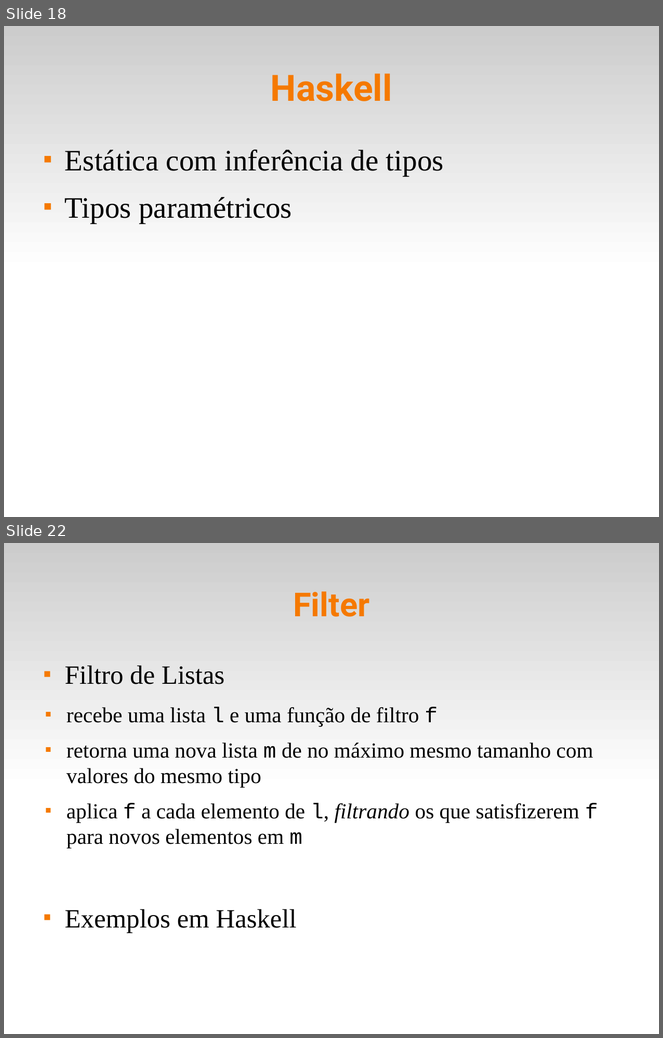
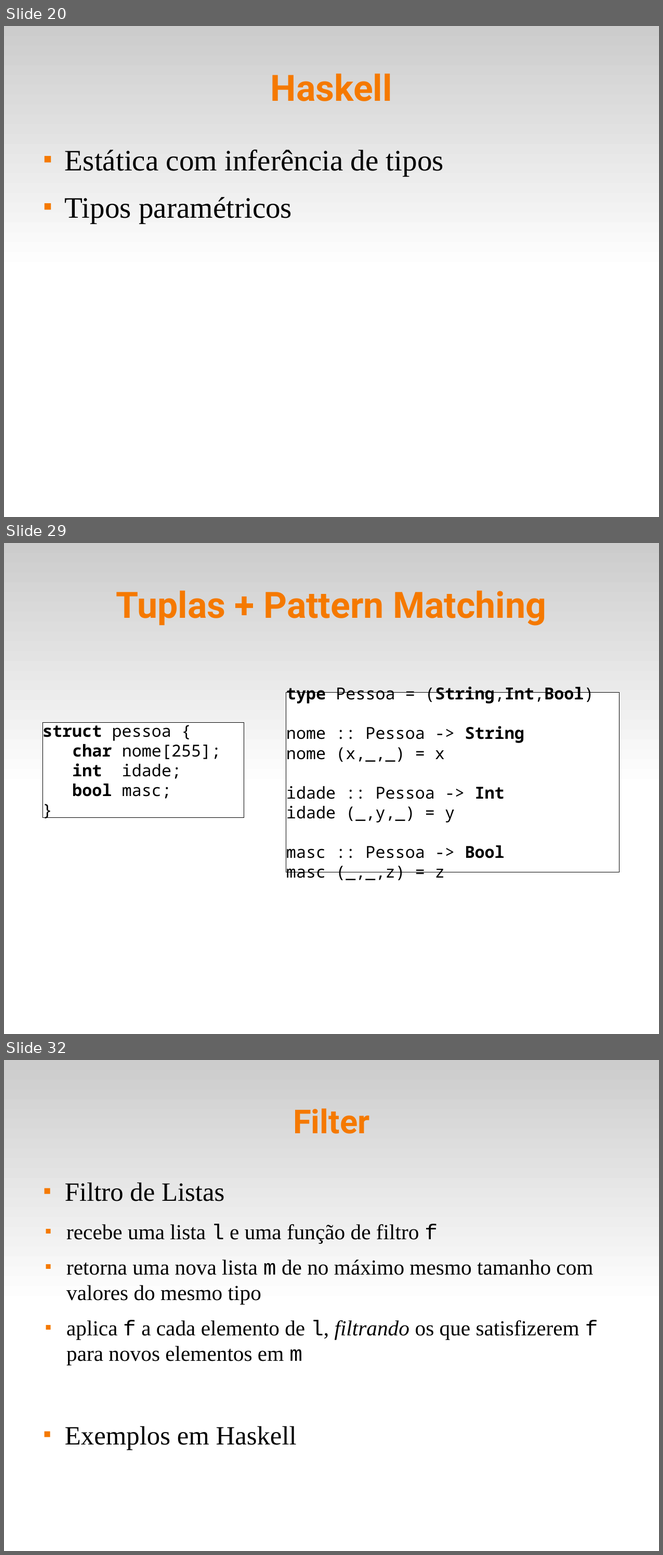
Before and after one commit to fsantanna-uerj/EDL, a slide deck: slides/edl-10-fun.odp. Shown one above the other, each under a label of ours: slides 18 and 22 before the commit, slides 20, 29 and 32 after it; the slides between them are not shown. The pictures are 663x1038 and 663x1555 pixels, drawn with LibreOffice and Linux fonts; fonts in the diff are those of the drawing. Boxes give left, top, right and bottom in pixels: in the first picture for what was removed or moved away, otherwise in the second. Text is boxed around its words. In the diff, an @@ line names an element or a change of style, - is before the commit and + after.

```diff
--- a/slides/edl-10-fun.odp
+++ b/slides/edl-10-fun.odp
@@ slide 29 added at (4, 543, 659, 1034), background #FFFFFF; not listed: 1 template element that a slide beside it also shows @@
@@ title added at (116, 590, 546, 626), 44 pt, text #F57900, bold @@
+Tuplas + Pattern Matching
@@ rectangle added at (286, 692, 620, 872), fill #FFFFFF, outline #000000 0 pt, 20 pt, text #000000 @@
+type Pessoa = (String,Int,Bool)
+nome :: Pessoa -> String
+nome (x,_,_) = x
+idade :: Pessoa -> Int
+idade (_,y,_) = y
+masc :: Pessoa -> Bool
+masc (_,_,z) = z
@@ rectangle added at (42, 722, 244, 818), fill #FFFFFF, outline #000000 0 pt, 20 pt, text #000000 @@
+struct pessoa {
+char nome[255];
+int idade;
+bool masc;
+}
@@ what was slide 18 is now slide 20 @@
@@ what was slide 22 is now slide 32 @@
```
Also in this commit, not shown: 4 slides changed, 9 other slides added, 4 other files.
